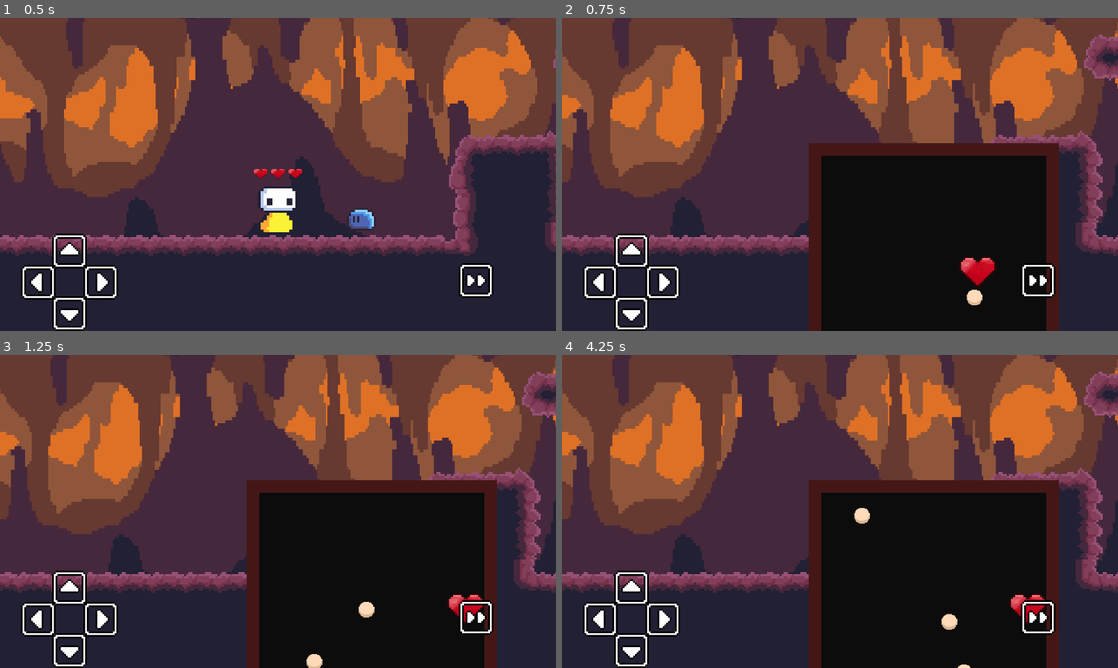
Above: before the commit, frames 1-4 (two rows, left to right).
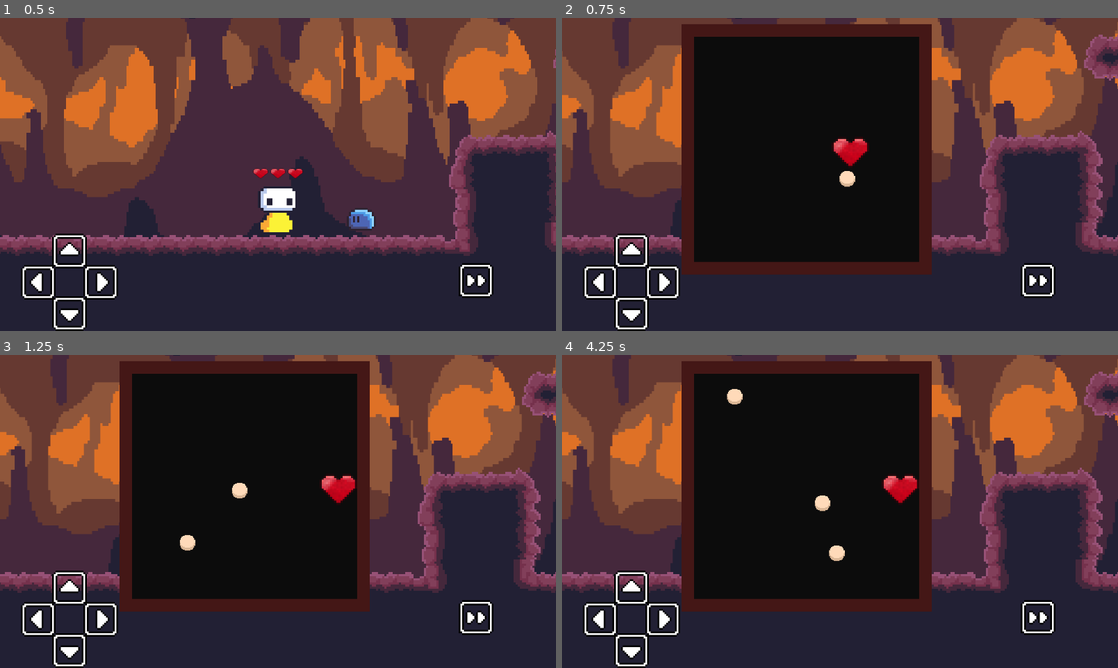
Above: after the commit, the same moments.

Repository: yanaexe/Global-Classroom-Project
Game: Godot game, scene res://scenes/stage_1.tscn
The game is run twice, just before and just after one commit, with the same random seed, the same clock (stepped at 60 frames per second) and the same inputs.
Inputs (mouse positions are in pixels of both pictures, inside the frame that each line leads up to):
- Up to frame 1 (0.5 s): no input
- Up to frame 2 (0.75 s): move the mouse to (962, 158) at 0.52 s; hold D (dodgeMG_right) from 0.53 s (still down); tap Shift (dash) at 0.6 s; click (962, 158) at 0.67 s
- Up to frame 3 (1.25 s): keep holding D (dodgeMG_right); tap Space (jump) at 0.77 s
- Up to frame 4 (4.25 s): move the mouse to (728, 527) at 1.27 s; tap E (fire) at 1.35, 2.85 s; tap Space (jump) at 1.52, 3.02, 3.77 s; move the mouse to (895, 442) at 2.02 s; release D (dodgeMG_right) at 2.03 s; hold A (dodgeMG_left) 2.03-2.78 s; tap Shift (dash) at 2.1, 3.6 s; move the mouse to (812, 574) at 2.77 s; hold D (dodgeMG_right) from 2.78 s (still down); click (812, 574) at 2.92 s; move the mouse to (1006, 558) at 3.52 s

Frame 1 is identical in both runs. In frame 2, 47% of the frame differs, in the area x 21-90%, y 2-100%; in frame 3, 47%; in frame 4, 47%.

Commit message:
FIXED THE GOD FORSAKEN POSITIONING  AGHHHHHHHH

Diff:
--- a/project.godot
+++ b/project.godot
@@ -12,7 +12,7 @@
 
 config/name="globalClassroomGame"
 run/main_scene="res://scenes/stage_1.tscn"
-config/features=PackedStringArray("4.3", "GL Compatibility")
+config/features=PackedStringArray("4.4", "GL Compatibility")
 config/icon="res://sprites/icon.svg"
 
 [autoload]
--- a/scenes/dodge_minigame.tscn
+++ b/scenes/dodge_minigame.tscn
@@ -22,15 +22,25 @@
 
 [node name="DodgeMinigame" type="Control"]
 layout_mode = 3
-anchors_preset = 0
-offset_top = -0.0300064
-offset_bottom = -0.0300064
+anchors_preset = 8
+anchor_left = 0.5
+anchor_top = 0.5
+anchor_right = 0.5
+anchor_bottom = 0.5
+offset_left = -160.0
+offset_top = -90.0
+offset_right = -160.0
+offset_bottom = -90.0
+grow_horizontal = 2
+grow_vertical = 2
 script = ExtResource("1_upxc4")
 
 [node name="BattleBox" type="TextureRect" parent="."]
 layout_mode = 0
-offset_right = 40.0
-offset_bottom = 40.0
+offset_left = -61.0
+offset_top = -57.0
+offset_right = -21.0
+offset_bottom = -17.0
 scale = Vector2(3, 3)
 
 [node name="Border" type="ColorRect" parent="BattleBox"]
--- a/scenes/stage_1.tscn
+++ b/scenes/stage_1.tscn
@@ -108,8 +108,10 @@
 layer_0/tile_data = PackedInt32Array(589824, 196608, 1, 655360, 196608, 1, 720896, 196608, 1, 589825, 196608, 1, 655361 …(194268 unchanged characters)…
 
 [node name="DodgeMinigame" parent="." instance=ExtResource("6_e4xaw")]
-offset_left = -60.0
-offset_top = -60.0
-offset_right = -60.0
-offset_bottom = -60.0
+offset_left = -59.0
+offset_top = -63.0
+offset_right = -59.0
+offset_bottom = -63.0
 pivot_offset = Vector2(60, 60)
+size_flags_horizontal = 4
+size_flags_vertical = 4
Not shown, changed: fonts/DungeonFont.ttf.import
Not shown, changed: fonts/GallaeciaForte.ttf.import
Not shown: 1 places in scenes/dodge_bullet.tscn that only renumber resources
Not shown: 1 places in scenes/dodge_minigame.tscn that only renumber resources
Not shown: 1 places in scenes/stage_1.tscn that only renumber resources
